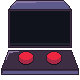
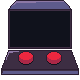
Comparing the layer stacks of the two 80px x 80px images. Changes:
painted on "Background" over box(8, 43, 72, 49)
